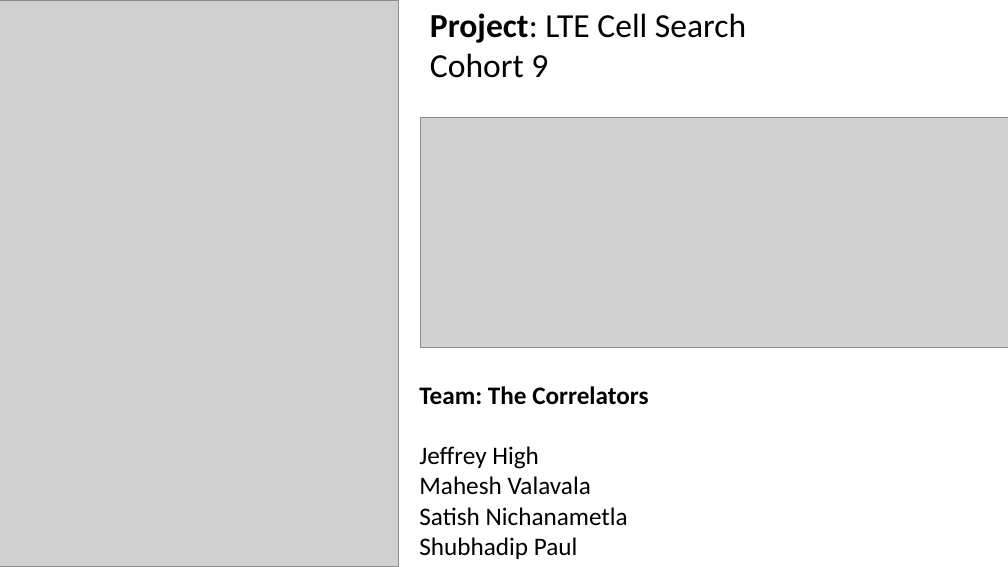
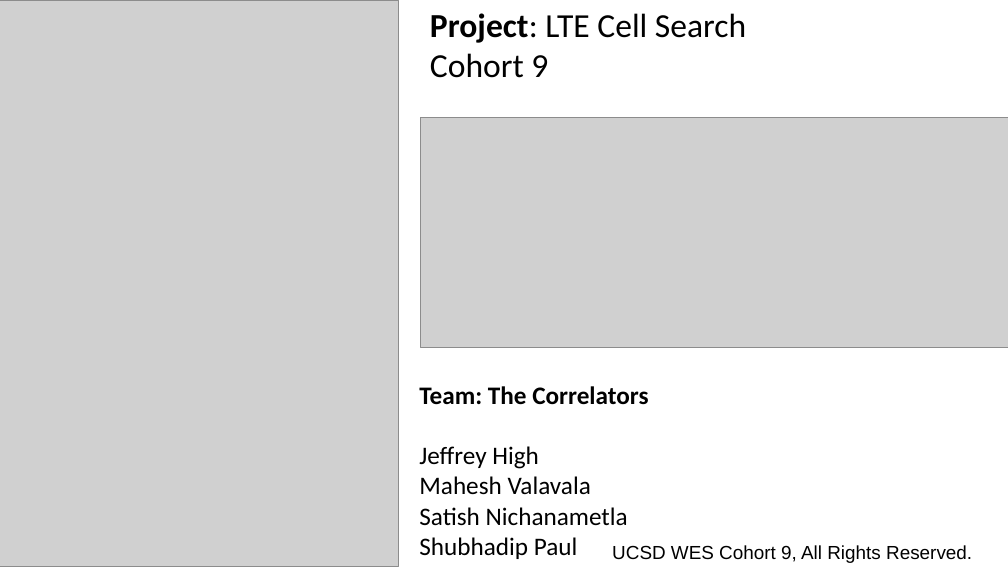
Before and after one commit to jehigh-sd/LTE_Cell_Search, a slide deck: slide 1 of DOCUMENTATION/presentation/LTE_Cell_Search_presentation.pptx. Drawn at 1008x567 pixels with LibreOffice and Linux fonts; fonts in the diff are those of the drawing; grey boxes stand for pictures. Boxes give left, top, right and bottom in pixels: in the first picture for what was removed or moved away, otherwise in the second. Text is boxed around its words. In the diff, an @@ line names an element or a change of style, - is before the commit and + after.

```diff
--- a/DOCUMENTATION/presentation/LTE_Cell_Search_presentation.pptx
+++ b/DOCUMENTATION/presentation/LTE_Cell_Search_presentation.pptx
@@ text added at <box>612,545,972,563</box>, 18 pt, text #000000 @@
+UCSD WES Cohort 9, All Rights Reserved.
```
Also in this commit, not shown: 11 other slides changed, 3 other files.
